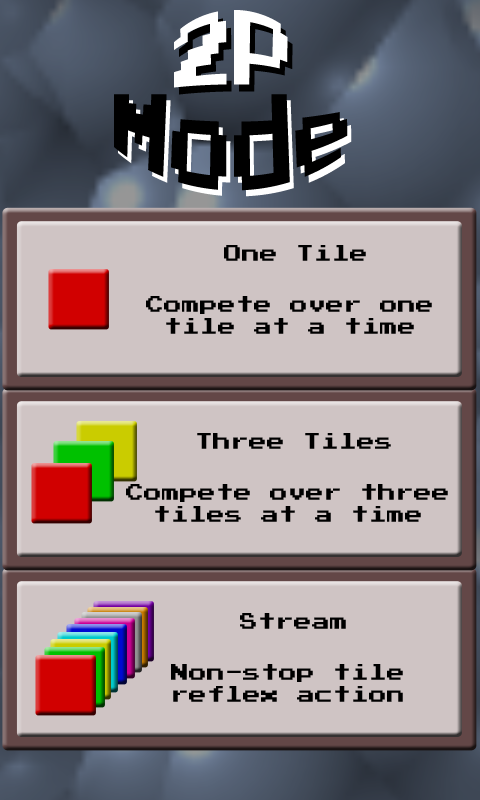
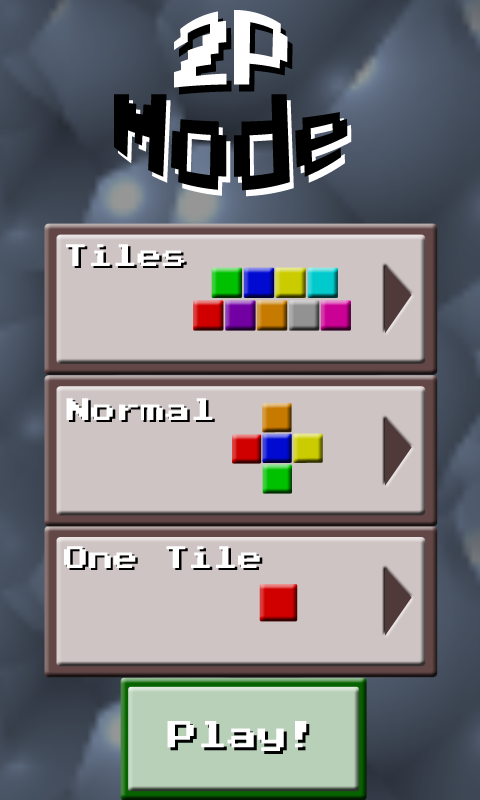
Revision of a layered w=480, h=800 image; what changed, layer by layer:
added group "Play" with 4 layers above "Difficulty" over [120, 677, 367, 800]
added layer "Play!" (1st of 2, in "Play") in group "Play" over [167, 721, 307, 751]
added layer "Play!" (2nd of 2, in "Play") in group "Play" over [170, 724, 310, 754]
added layer "Shape 1 copy 3" in group "Play" over [128, 686, 360, 792]
added layer "Shape 1 copy 2" in group "Play" over [120, 677, 367, 800]
added group "Difficulty" (1st of 3) with 13 layers above "Theme" over [44, 375, 438, 527]
added group "Tiles copy" with 5 layers in group "Difficulty" over [232, 403, 323, 494]
added layer "Shape 1 copy" (1st of 5, in "Difficulty") in group "Difficulty" over [56, 386, 426, 516]
added layer "Shape 1" (1st of 5, in "Difficulty") in group "Difficulty" over [44, 375, 438, 527]
added group "Theme" with 15 layers above "One Tile" over [44, 223, 438, 375]
added group "Tiles" (3rd of 12, in "Theme") with 9 layers in group "Theme" over [193, 267, 351, 331]
added layer "Shape 1 copy" (2nd of 5, in "Theme") in group "Theme" over [56, 234, 426, 364]
added layer "Shape 1" (2nd of 5, in "Theme") in group "Theme" over [44, 223, 438, 375]
added layer "One Tile" (2nd of 3, in "One Tile") in group "One Tile" over [64, 546, 260, 568]
renamed "Compete over one tile at a time" to "One Tile", painted on it over [66, 296, 432, 570]
renamed "One Tile" to "Game Mode", hid it, painted on it over [169, 245, 366, 583]
painted on "Shape 2" (3rd of 5, in "One Tile" › "Tiles") over [48, 269, 298, 622]
showed "Shape 3" (2nd of 3, in "One Tile"), painted on it over [384, 258, 446, 636]
painted on "Shape 1 copy" (3rd of 5, in "One Tile") over [16, 221, 462, 667]
painted on "Shape 1" (3rd of 5, in "One Tile") over [2, 207, 477, 678]
hid group "One Tile copy" (17 layers) over [2, 352, 477, 571]
hid group "Stream" (1st of 2) (16 layers) over [2, 532, 477, 751]
…and 21 more changes (21 added)
